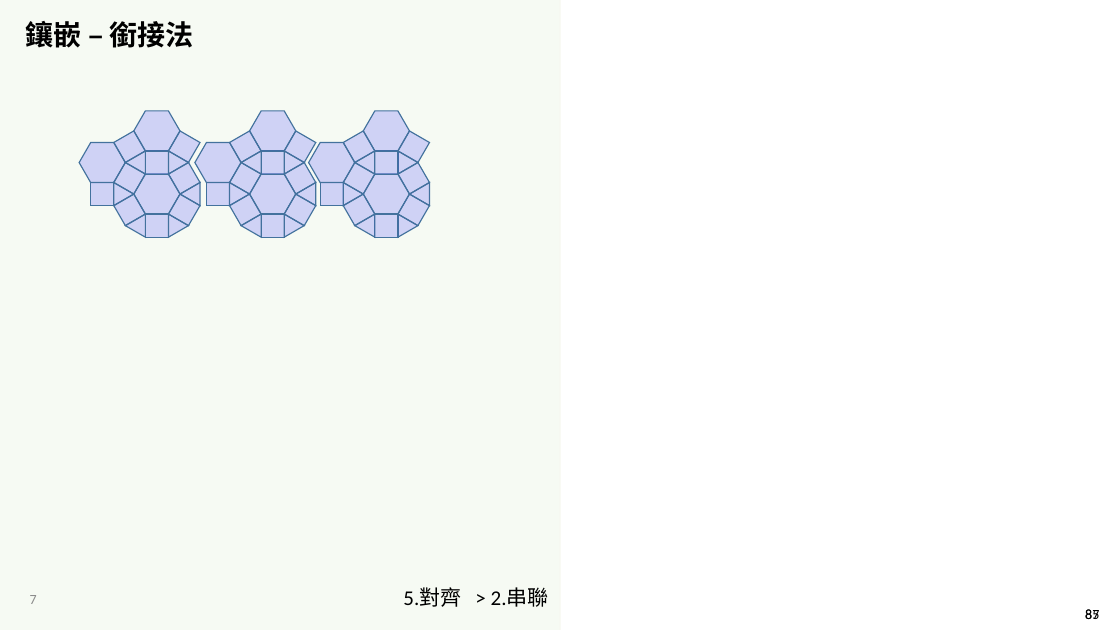
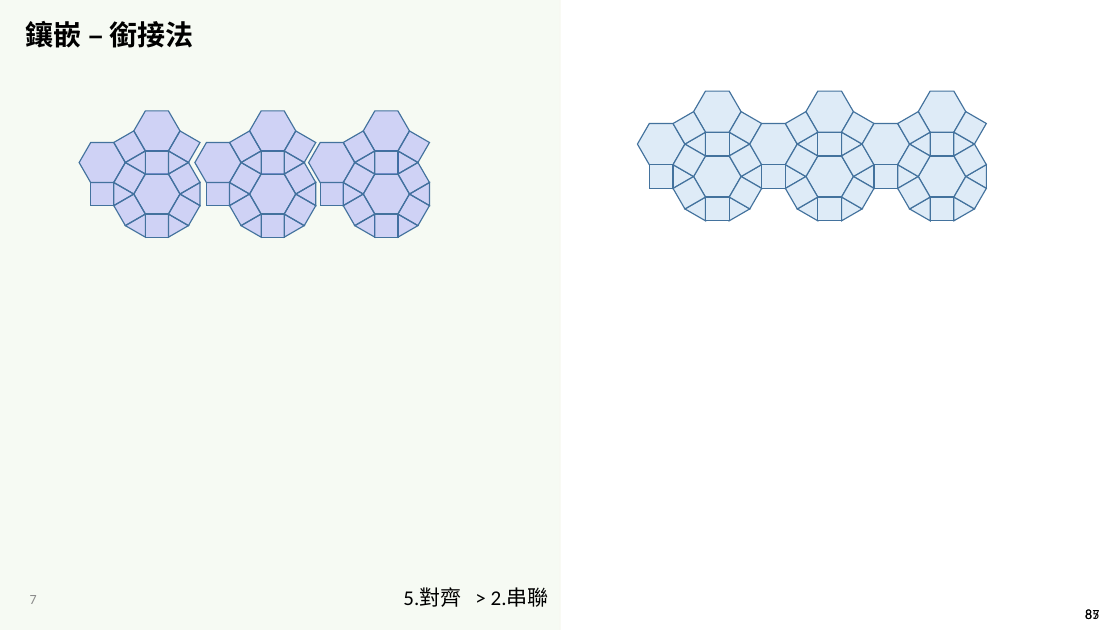
Before and after one commit to LittleD3092/My-Vault, a slide deck: slide 7 of Patterning and Drawing/4/AMA-數藝-5-1-3-密鋪-基礎-銜接法-2023-1104.pptx. Drawn at 1120x630 pixels with LibreOffice and Linux fonts; fonts in the diff are those of the drawing; background and template pictures are left out. Boxes give left, top, right and bottom in pixels: in the first picture for what was removed or moved away, otherwise in the second. Text is boxed around its words. In the diff, an @@ line names an element or a change of style, - is before the commit and + after.

```diff
--- a/Patterning and Drawing/4/AMA-數藝-5-1-3-密鋪-基礎-銜接法-2023-1104.pptx
+++ b/Patterning and Drawing/4/AMA-數藝-5-1-3-密鋪-基礎-銜接法-2023-1104.pptx
@@ group added at [632,91,772,226]: 18 freeform shapes @@
@@ group added at [744,91,884,226]: 18 freeform shapes @@
@@ group added at [856,91,997,226]: 18 freeform shapes @@
```
Also in this commit, not shown: 16 other slides changed, 3 slides added, 2 other files.
